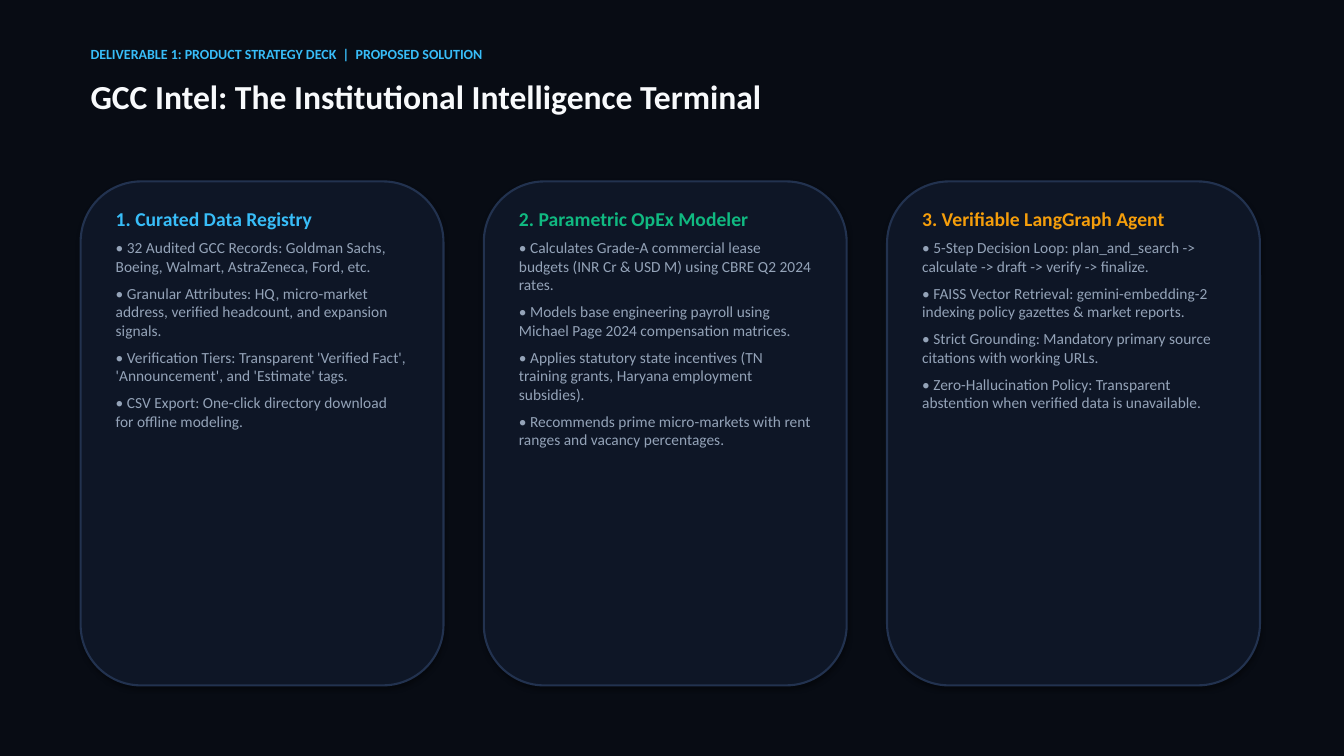
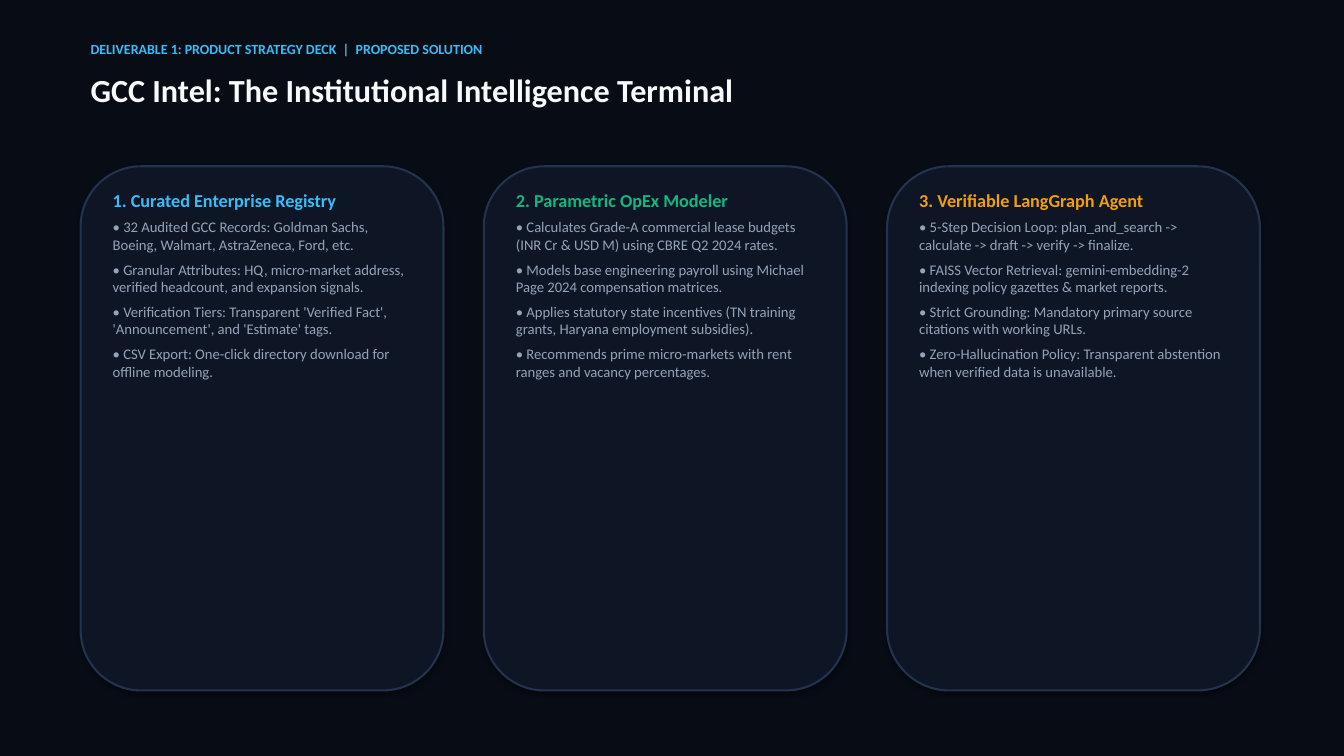
Before and after one commit to SURYAMS002/gcc, a slide deck: slide 6 of GCC_Intel_Product_Strategy_Deck.pptx. Drawn at 1344x756 pixels with LibreOffice and Linux fonts; fonts in the diff are those of the drawing. Boxes give left, top, right and bottom in pixels: in the first picture for what was removed or moved away, otherwise in the second. Text is boxed around its words. In the diff, an @@ line names an element or a change of style, - is before the commit and + after.

Commit message:
Elevate Product Strategy Deck to 15 executive slides: add system architecture, deep dives on all special features, and eliminate any external project mentions

```diff
--- a/GCC_Intel_Product_Strategy_Deck.pptx
+++ b/GCC_Intel_Product_Strategy_Deck.pptx
@@ text "DELIVERABLE 1: PRODUCT STRATEGY DECK ...": place and size @@
-text "DELIVERABLE 1: PRODUCT STRATEGY DECK ..." at [91, 50, 482, 59]
+text "DELIVERABLE 1: PRODUCT STRATEGY DECK ..." at [91, 45, 482, 54]
@@ text "GCC Intel: The Institutional Intelligence ..." at [91, 79, 733, 108]: size 24 to 23 pt @@
@@ rounded rectangle: place and size @@
-rounded rectangle at [81, 181, 444, 686]
+rounded rectangle at [81, 166, 444, 691]
@@ rounded rectangle: place and size @@
-rounded rectangle at [484, 181, 847, 686]
+rounded rectangle at [484, 166, 847, 691]
@@ rounded rectangle: place and size @@
-rounded rectangle at [887, 181, 1260, 686]
+rounded rectangle at [887, 166, 1260, 691]
@@ text "1. Curated Enterprise Registry": place and size @@
-text "1. Curated Enterprise Registry" at [116, 212, 406, 430]
+text "1. Curated Enterprise Registry" at [113, 194, 404, 380]
@@ text at [113, 194, 336, 210]: text changed; size 14 to 13 pt @@
-1. Curated Data Registry
+1. Curated Enterprise Registry
@@ text "2. Parametric OpEx Modeler": place and size @@
-text "2. Parametric OpEx Modeler" at [519, 212, 811, 448]
+text "2. Parametric OpEx Modeler" at [516, 194, 804, 380]
@@ text "2. Parametric OpEx Modeler" at [516, 194, 804, 380]: size 14 to 13 pt in "2. Parametric OpEx Modeler"; size 11 to 10.5 pt; less space between paragraphs @@
@@ text "3. Verifiable LangGraph Agent": place and size @@
-text "3. Verifiable LangGraph Agent" at [922, 212, 1211, 408]
+text "3. Verifiable LangGraph Agent" at [919, 194, 1220, 377]
@@ text "3. Verifiable LangGraph Agent" at [919, 194, 1220, 377]: size 14 to 13 pt in "3. Verifiable LangGraph Agent"; size 11 to 10.5 pt; less space between paragraphs @@
@@ text at [113, 222, 404, 380]: size 11 to 10.5 pt; less space between paragraphs @@
```
Also in this commit, not shown: 10 other slides changed, 4 slides added, 2 slides removed, 2 other files.
